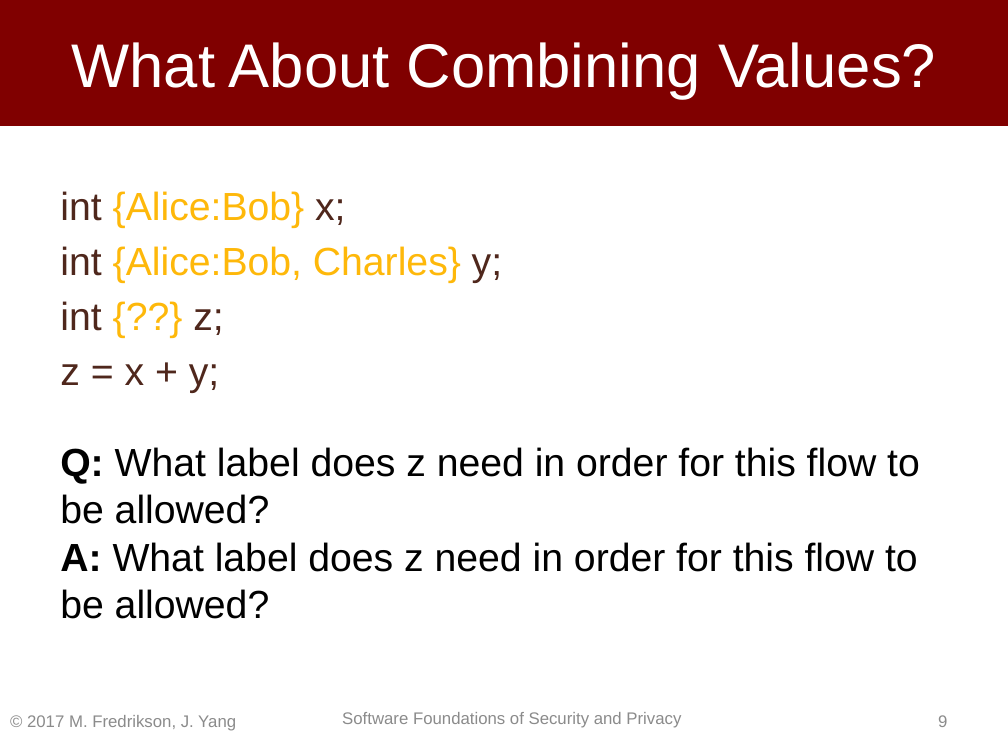
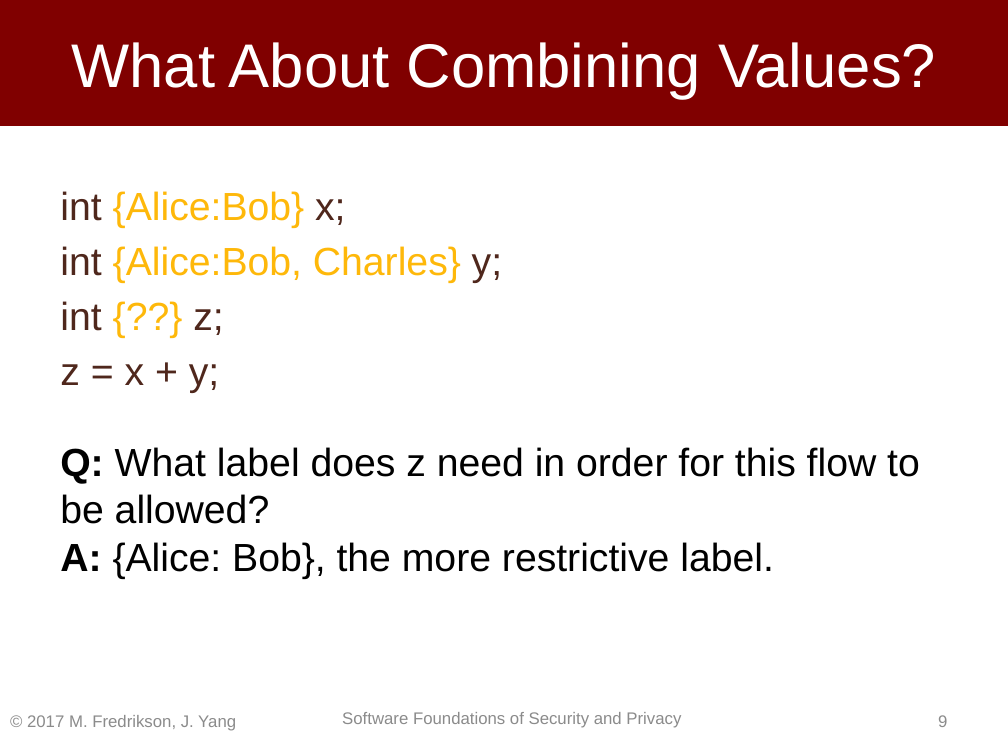
Before and after one commit to jeanqasaur/cmu-15316-spring17, a slide deck: slide 10 of lectures/12-info-flow-2.pptx. Drawn at 1008x756 pixels with LibreOffice and Linux fonts; fonts in the diff are those of the drawing. Boxes give left, top, right and bottom in pixels: in the first picture for what was removed or moved away, otherwise in the second. Text is boxed around its words. In the diff, an @@ line names an element or a change of style, - is before the commit and + after.

```diff
--- a/lectures/12-info-flow-2.pptx
+++ b/lectures/12-info-flow-2.pptx
@@ text at <box>60,542,774,579</box>: text changed @@
-A: What label does z need in order for this flow to be allowed?
+A: {Alice: Bob}, the more restrictive label.
```
